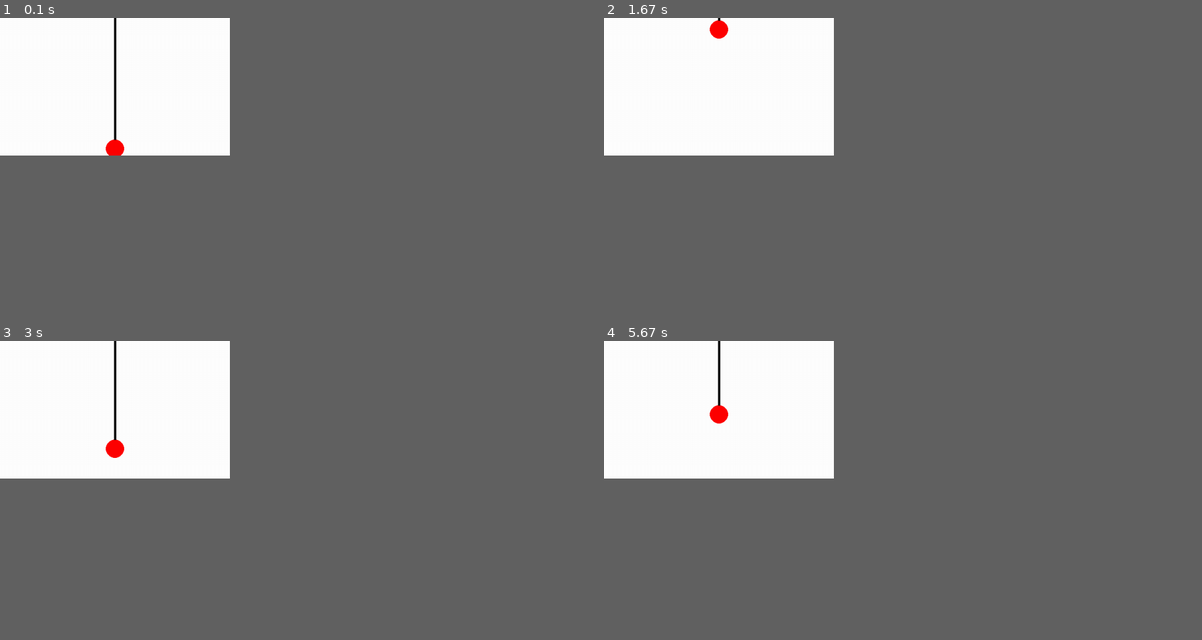
Above: before the commit, frames 1-4 (two rows, left to right).
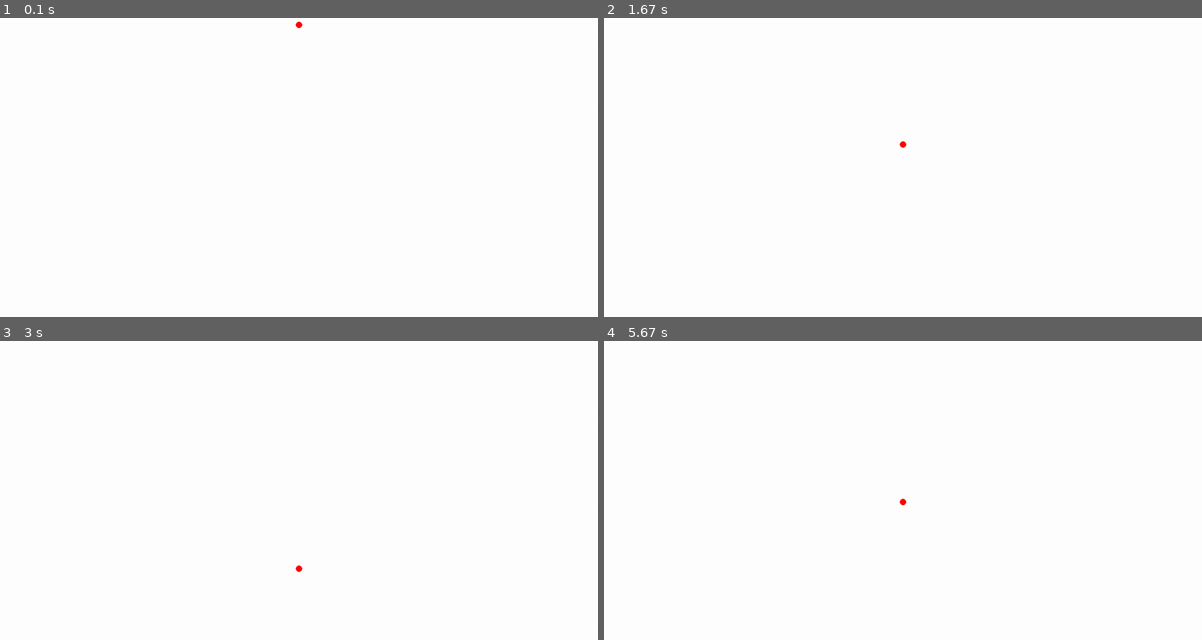
Above: after the commit, the same moments.

Repository: Kristal1ik/yoyo
Game: pygame game, started from yoyo.py
Same seed, same stepped clock (60 frames per second), same inputs: the game is played once before the commit and once after it.
Inputs:
- Up to frame 1 (0.1 s): no input
- Up to frame 2 (1.67 s): no input
- Up to frame 3 (3 s): no input
- Up to frame 4 (5.67 s): no input
The window is 346x207 before the commit and 900x450 after it. Grey fills any space a smaller window leaves; there, only what the larger window draws over its background counts as a difference.

The runs differ from the first frame. In frame 1, 0.3% of the frame differs, in the area x 17-51%, y 0-46%; in frame 2, 0.2%; in frame 3, 0.3%; in frame 4, 0.3%.

Commit message:
not working

Diff:
--- a/yoyo.py
+++ b/yoyo.py
@@ -1,16 +1,45 @@
 import pygame
+from remade_functions import Controller, intersection, Trapezoid, \
+    find_min_point, func, area, Rules
 
 
 class Const:
-    width = 500
-    height = 300
+    width = 1300
+    height = 650
     white = (255, 255, 255)
     # pink = (255, 228, 225)
     pink = (255, 0, 0)
     # beige = (250, 235, 215)
-    beige = (0,0,0)
+    beige = (0, 0, 255)
     speed = 5
-    r = 20
+    r = 7.5590551181
+    g = 9.8
+    m = 0.5
+    maxis = 0.01
+    R = 113.38582677
+    dt = 0.01
+    T = 60
+    x0 = 0.05
+    v0 = 0
+    l = 1889.7637795
+    k = 0.1
+
+
+def f(x, v, w):
+    a = (Const.m * Const.r * Const.r * (Const.g - w)) / (
+                0.5 * (Const.m * Const.R * Const.R + Const.maxis * Const.r * Const.r) + (
+                    Const.m + Const.maxis) * Const.r * Const.r)
+    if (x == Const.R and v < 0) or (x == Const.l and v > 0):
+        v = -v * (1 - Const.k)
+    xnew = x + v * Const.dt + 0.5 * Const.dt ** 2 * a
+    vnew = v + a * Const.dt
+    if xnew > Const.l:
+        xnew = Const.l
+    if xnew < Const.R:
+        xnew = Const.R
+    print(f"xnew = {xnew} vnew = {vnew}")
+
+    return xnew, vnew
 
 
 class YoYo:
@@ -26,8 +55,8 @@
 ball = YoYo(Const.width // 2, Const.height, Const.r)
 
 x_pos = Const.width // 2
-y_pos = Const.height
 rotate = False
+y_pos, v = Const.x0, Const.v0
 while True:
     screen.fill(Const.white)
     pygame.time.delay(30)
@@ -44,7 +73,28 @@
         y_pos -= Const.speed
     if y_pos >= Const.height - Const.r:
         rotate = False
-    pygame.draw.circle(screen, Const.pink, (x_pos, y_pos), Const.r)
-    pygame.draw.line(screen, Const.beige, (x_pos, y_pos - Const.r), (Const.width // 2, 0), 5)
+
+    print(y_pos)
+    # lst = []
+    # trap = Controller([[y_pos, 1], [v, 1]])
+    #
+    # point_x = intersection(trap.x[0], trap.x[1], Rules.rule_x[0], Rules.rule_x[1])
+    # point_v = intersection(trap.v[0], trap.v[1], Rules.rule_v[0], Rules.rule_v[1])
+    # trunc1 = Trapezoid([Rules.w1, find_min_point(point_x, point_v)])
+    # trunc1.trapezoid()
+    #
+    # point_x2 = intersection(trap.x[0], trap.x[1], Rules.rule_x2[0], Rules.rule_x2[1])
+    # point_v2 = intersection(trap.v[0], trap.v[1], Rules.rule_v2[0], Rules.rule_v2[1])
+    # trunc2 = Trapezoid([Rules.w2, find_min_point(point_x2, point_v2)])
+    # trunc2.trapezoid()
+    #
+    # lst.append(trunc1)
+    # lst.append(trunc2)
+    # w = func(lst)
+    # w = area(w)
+    # print(w)
+    # y_pos, v = f(y_pos, v, w)
+    pygame.draw.circle(screen, Const.pink, (int(x_pos), int(y_pos)), Const.r)
+    pygame.draw.line(screen, Const.beige, (int(x_pos), int(y_pos) - Const.r), (int(Const.width // 2), 0), int(v))
 
     pygame.display.update()
